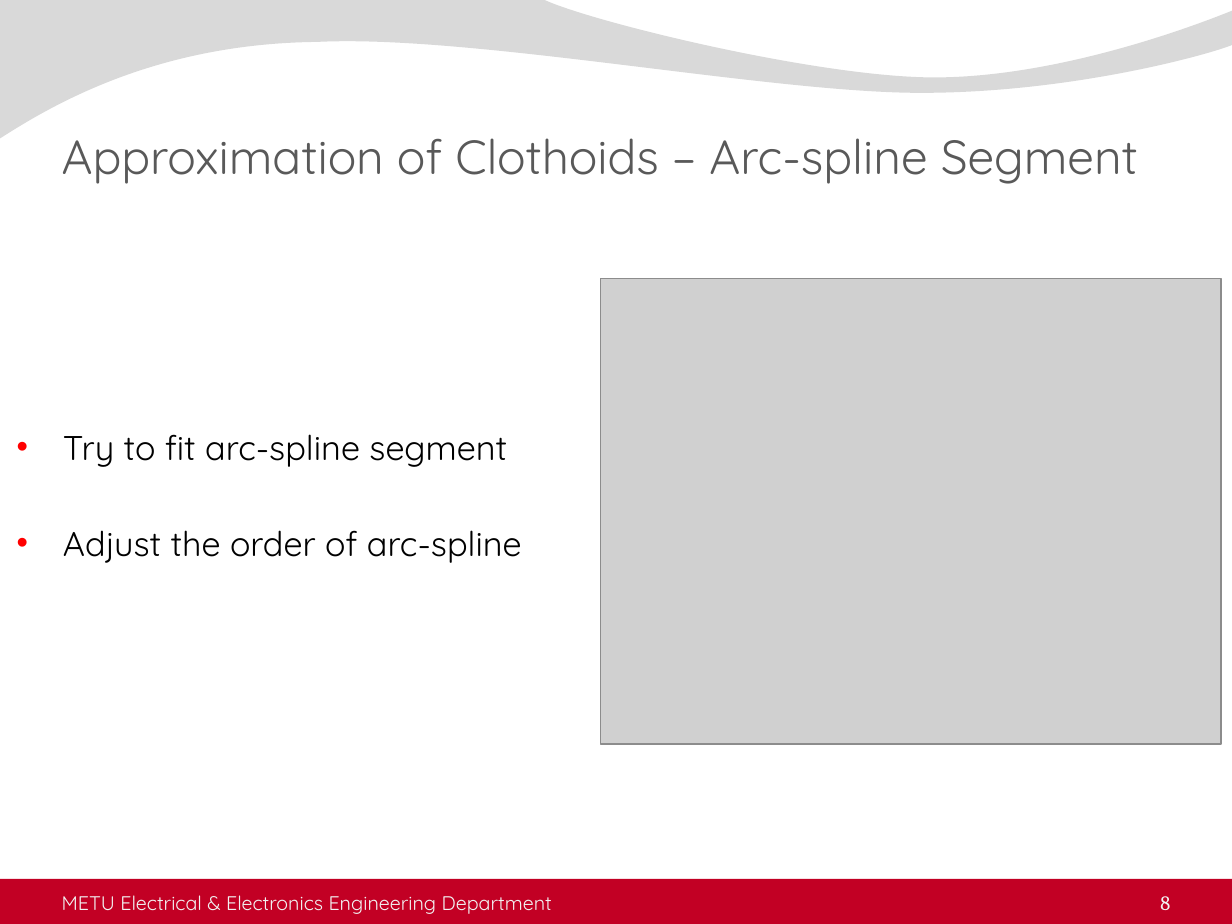
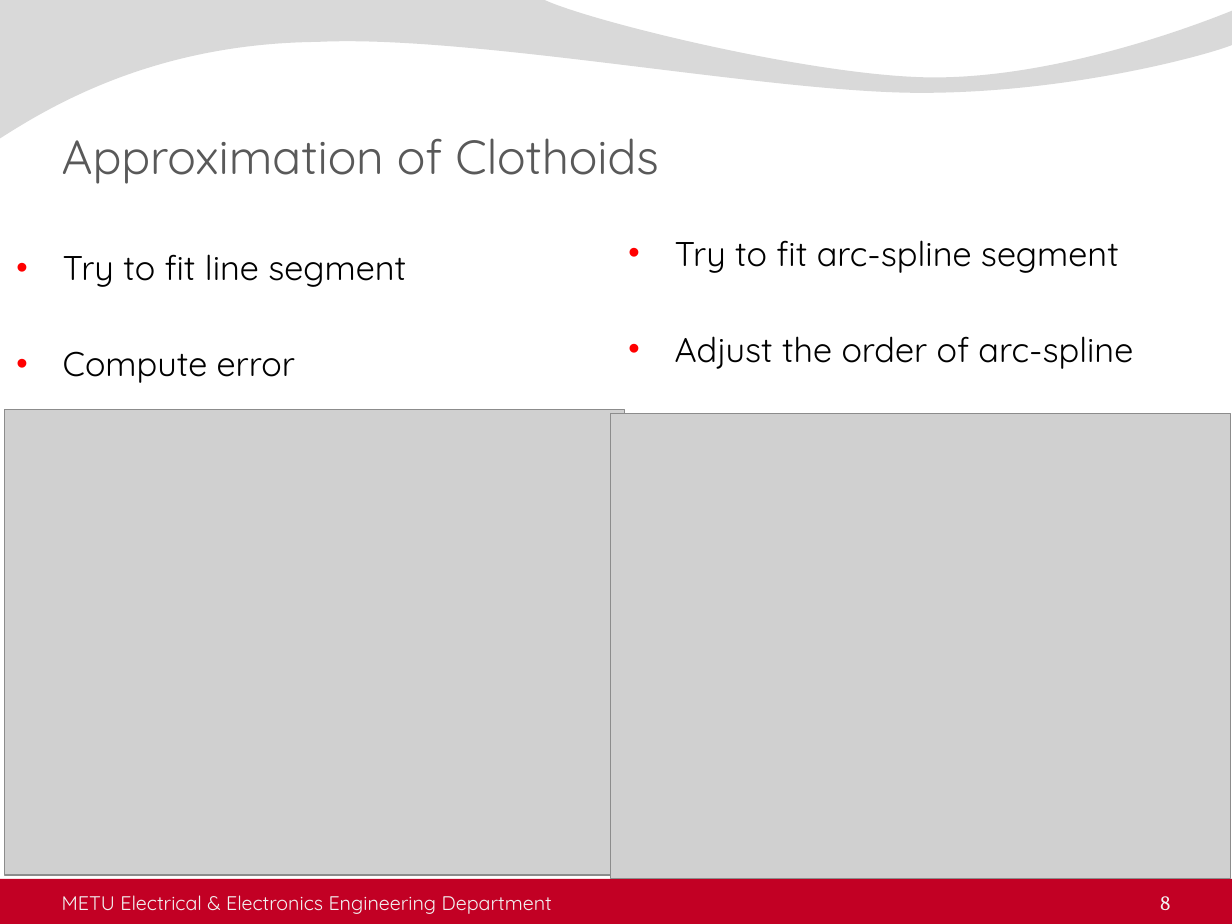
Before and after one commit to AtakanQ/thesis, a slide deck: slide 8 of thesisDefense.pptx. Drawn at 1232x924 pixels with LibreOffice and Linux fonts; fonts in the diff are those of the drawing; grey boxes stand for pictures; background and template pictures are left out. Boxes give left, top, right and bottom in pixels: in the first picture for what was removed or moved away, otherwise in the second. Text is boxed around its words. In the diff, an @@ line names an element or a change of style, - is before the commit and + after.

```diff
--- a/thesisDefense.pptx
+++ b/thesisDefense.pptx
@@ title at (62,138,659,184): text changed @@
-Approximation of Clothoids – Arc-spline Segment
+Approximation of Clothoids
@@ text "Try to fit arc-spline segment": place and size @@
-text "Try to fit arc-spline segment" at (63,434,522,563)
+text "Try to fit arc-spline segment" at (675,240,1133,369)
@@ text added at (63,254,406,383), 20 pt, text #000000 @@
+• Try to fit line segment
+• Compute error
@@ picture added at (5,410,626,876) @@
@@ picture: place and size @@
-picture at (601,278,1222,744)
+picture at (610,414,1231,880)
```
Also in this commit, not shown: 5 other slides changed, 1 slide added, 2 slides removed.
